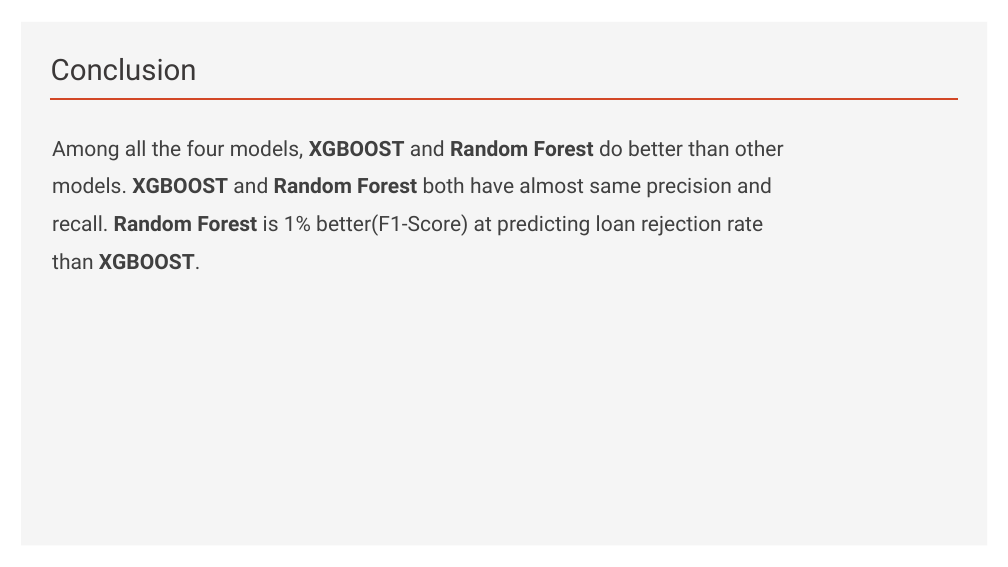
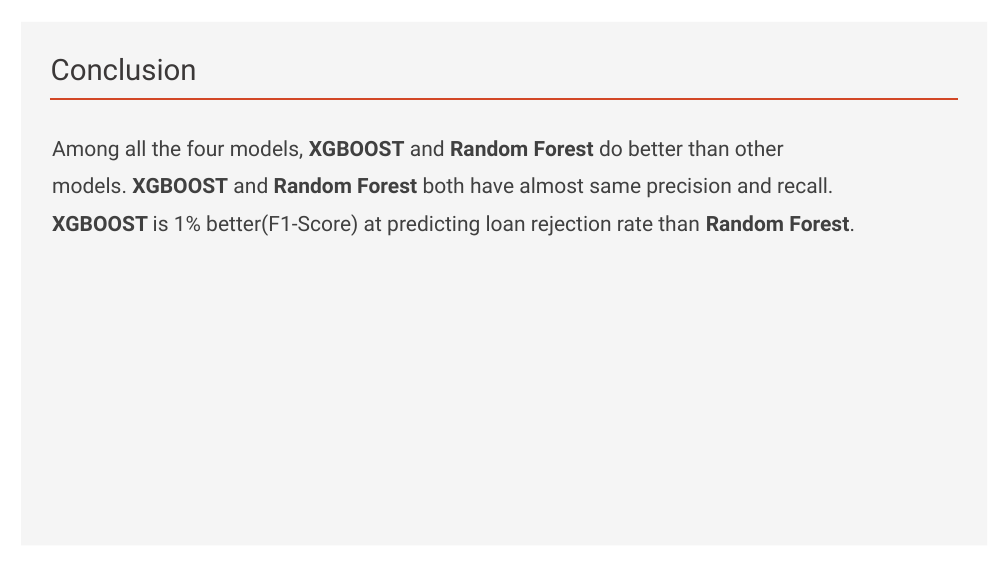
Before and after one commit to khmsha/Springboard, a slide deck: slide 25 of Capstone_Project1/HDMA Washington Home Loans Prediction.pptx (slide 22 before the commit). Drawn at 1008x567 pixels with LibreOffice and Linux fonts; fonts in the diff are those of the drawing. Boxes give left, top, right and bottom in pixels: in the first picture for what was removed or moved away, otherwise in the second. Text is boxed around its words. In the diff, an @@ line names an element or a change of style, - is before the commit and + after.

```diff
--- a/Capstone_Project1/HDMA Washington Home Loans Prediction.pptx
+++ b/Capstone_Project1/HDMA Washington Home Loans Prediction.pptx
@@ text at (x1=52, y1=140, x2=855, y2=236): text changed @@
-Among all the four models, XGBOOST and Random Forest do better than other models. XGBOOST and Random Forest both have almost same precision and recall. Random Forest is 1% better(F1-Score) at predicting loan rejection rate than XGBOOST.
+Among all the four models, XGBOOST and Random Forest do better than other models. XGBOOST and Random Forest both have almost same precision and recall. XGBOOST is 1% better(F1-Score) at predicting loan rejection rate than Random Forest.
```
Also in this commit, not shown: 15 other slides changed, 5 slides added, 2 slides removed, 1 other file.
